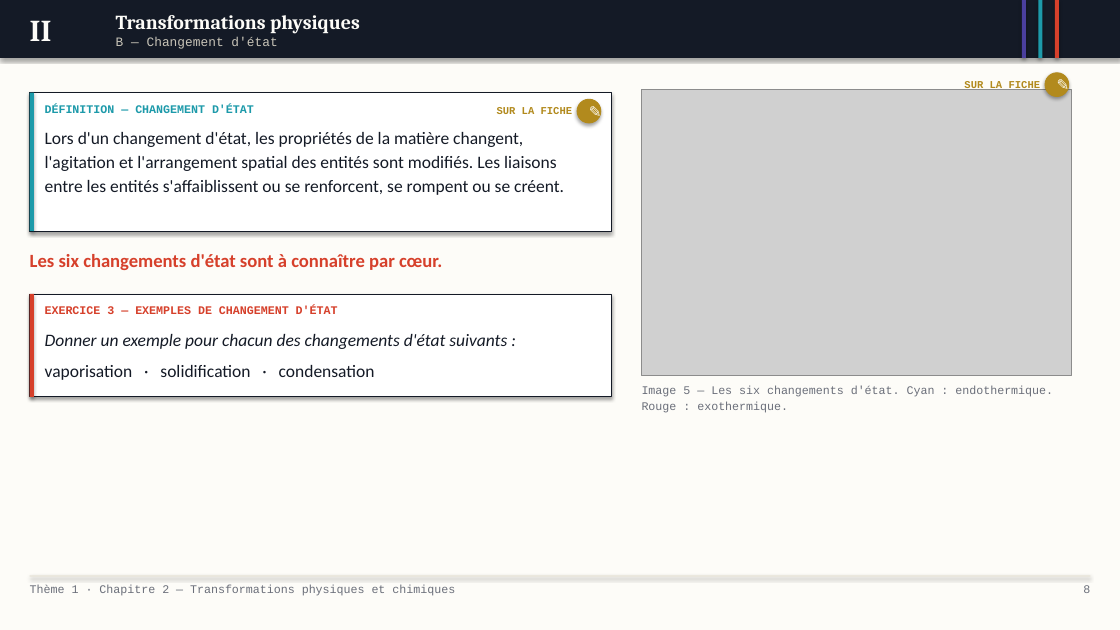
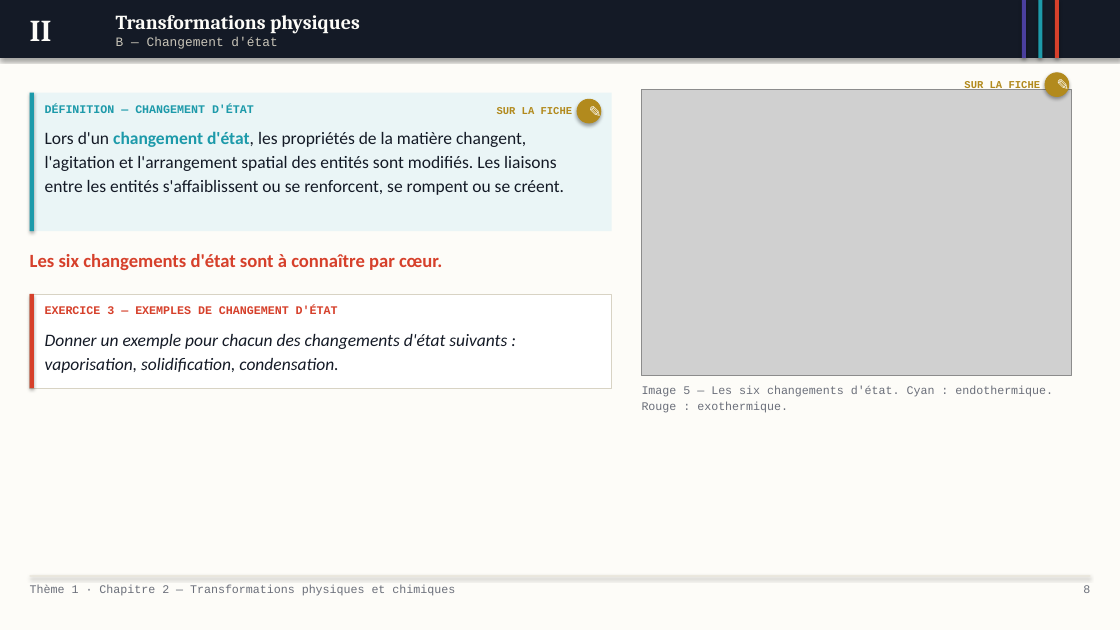
Before and after one commit to MVanHoorde/Site-Web-Portfolio, a slide deck: slide 8 of assets/pptx/pc/diaporama-2nde-t1c2.pptx. Drawn at 1120x630 pixels with LibreOffice and Linux fonts; fonts in the diff are those of the drawing; grey boxes stand for pictures. Boxes give left, top, right and bottom in pixels: in the first picture for what was removed or moved away, otherwise in the second. Text is boxed around its words. In the diff, an @@ line names an element or a change of style, - is before the commit and + after.

```diff
--- a/assets/pptx/pc/diaporama-2nde-t1c2.pptx
+++ b/assets/pptx/pc/diaporama-2nde-t1c2.pptx
@@ rectangle at (x1=29, y1=92, x2=612, y2=231): fill #FFFFFF to #EAF5F6; outline #141A26 0.75 pt to none; shadow off @@
@@ text "Lors d'un changement d'état, les ..." at (x1=45, y1=131, x2=564, y2=195): text colour #141A26 to #1D9AAA, bold on in "changement d'état," @@
@@ rectangle resized from (x1=29, y1=294, x2=34, y2=397) to (x1=29, y1=294, x2=34, y2=388) @@
@@ rectangle resized from (x1=29, y1=294, x2=612, y2=397) to (x1=29, y1=294, x2=612, y2=388) @@
@@ rectangle at (x1=29, y1=294, x2=612, y2=388): outline #141A26 0.75 pt to #D8D3C4 0.75 pt; shadow off @@
@@ text at (x1=45, y1=334, x2=507, y2=373): text changed @@
-Donner un exemple pour chacun des changements d'état suivants :
-vaporisation · solidification · condensation
+Donner un exemple pour chacun des changements d'état suivants : vaporisation, solidification, condensation.
```
Also in this commit, not shown: 15 other slides changed, 13 other files.
